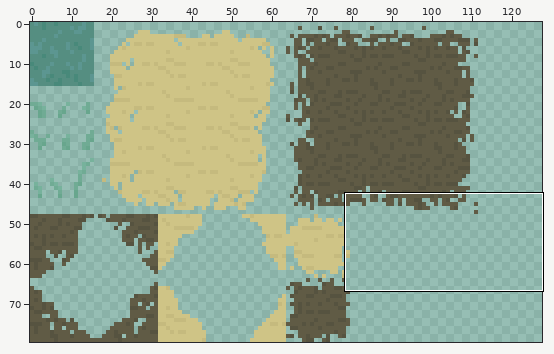
Two states of a pixel-art file, Creative/Art/Environment/Tilesets_grass_mud_sand.aseprite. Above: a wide view before the commit, with the close-up outlined.
Close-up. Before the commit:
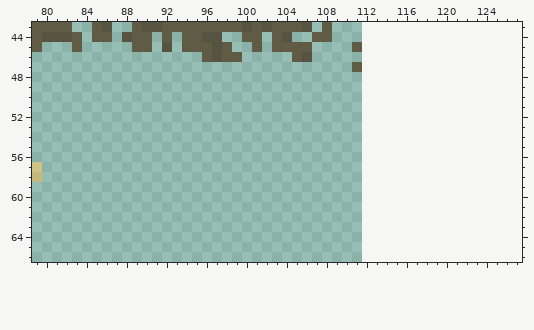
112x80 pixels, 1 frame. Colours within 5 levels of each other are drawn and written as one. Shown: x 79..127, y 43..66. The old version is drawn lined up with the new one, on the new canvas.
The result:
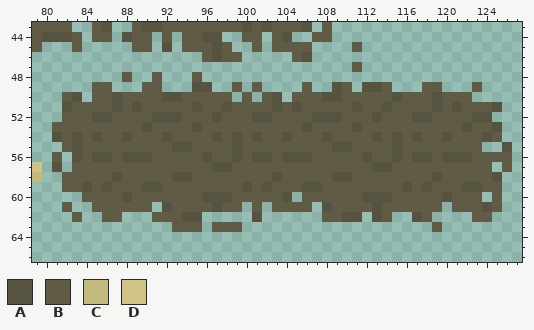
Palette (. is transparent): A #565340  B #605b45  C #c5ba7e  D #cfc486
Change:
canvas 112x80 -> 128x80
Changed rows in their new state; - is an unchanged pixel.
first column x 81:
48 -------B--B---B-------------------------------
49 ----BB---BB---AA--B-B----B--AB-AAB---BB---B---
50 -BA-BBABBBBAABBBBB-B-BA-BBBAABBBBBABBBABBB----
51 -ABBBBABABBBBBABBABBBBABABBBBBABBABBBBABABBBA-
52 -BBBAABBBBAAABBBABBBAABBBBAAABBBABBBAABBBBAA--
53 BBBBBBBBBABBBBABBBBBBBBBBABBBBABBBBBBBBBBABBA-
54 ABABABBABBBABBBBABABABBABBBABBBBABABABBABBBAB-
55 -BABBBBBBBBBAABBBBABBBBBBBBBAABBBBABBBBBBBB--A
56 B-ABAABAAABBBBBABBABAABAAABBBBBABBABAABAAABBBB
57 A-BBBBBBBBBBBBBBAABBBBBBBBBBBBBBAABBBBBBBBBB-B
58 -BBBBBABBBBBAABBBBBBBBABBBBBAABBBBBBBBABBBBBA-
59 -BBABABBBAABBBBBBBBABABBBAABBBBBBBBABABBBAABB-
60 ---BBBBABBBBBBBAAABBBBBA-BBBBBBAAABBBBBABBB-B-
61 -B--BBBBBB-ABBBBABB-B-BBBB-ABBBBABBBBBB-BBBAB-
62 --B--BB---BBBAA-----A------BBAA-AB--AB----BB--
63 ------------BBB-BBB-------------------B-------
Where, in picture pixels (left, top, right, bottom), the same in both close-ups:
added: (52, 72, 512, 232)
